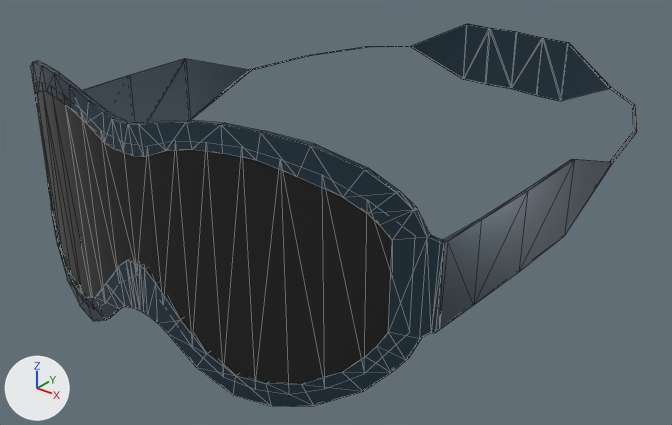
Renders of the glTF model core/assets/models/sport.glb from each side of a commit.
Before and after are seen from a 50 mm lens placed at (2.29, -2.64, 1.45), pointed at (-0.01, 0.23, -0.33). The lights are fixed; the arrows at lower left show +X, +Y and +Z. The older version comes first. Mesh edges are drawn as thin lines. Where no turn or scale is listed for an object, it has been applied to the vertices. Vertices at exactly the same position are counted once.

Script lines for the objects in view, before the commit:
```python
me_glasses25_001 = bpy.data.meshes.new('glasses25.001')
me_glasses25_001.from_pydata(...)  # 352 vertices, 636 faces; spans x -1.02..1.02, y -0.88..1.75, z -0.52..0.48
# faces by material slot: [572, 64]
me_glasses25_001.materials.append(mat_material_037)  # dark blue #2e4452
me_glasses25_001.materials.append(mat_material_016)  # black #2c2c2c
# before: 11 (-0.59, 1.63, 0.0) at pixel (410, 46), 12 (-0.6, 1.64, 0.0) at pixel (410, 46), 13 (-0.78, 1.47, 0.0) at pixel (366, 46), 15 (-0.59, 1.63, 0.0) at pixel (410, 46), 16 (-0.78, 1.47, 0.0) at pixel (366, 47)
# before: 17 (-0.6, 1.64, 0.0) at pixel (410, 46), 19 (-0.79, 1.48, 0.0) at pixel (366, 46), 20 (-0.93, 1.13, 0.0) at pixel (308, 55), 21 (-0.78, 1.47, 0.0) at pixel (366, 47), 22 (-0.92, 1.13, 0.0) at pixel (308, 56)
# before: 23 (-0.93, 1.13, 0.0) at pixel (307, 55), 24 (-0.99, 0.75, 0.0) at pixel (250, 70), 25 (-0.98, 0.75, 0.0) at pixel (251, 70), 29 (-0.99, 0.75, 0.0) at pixel (249, 70)
# before: 156 (0.59, 1.63, 0.0) at pixel (609, 88), 157 (0.59, 1.63, 0.0) at pixel (609, 88), 158 (0.78, 1.47, 0.0) at pixel (634, 104), 159 (0.78, 1.47, 0.0) at pixel (632, 104), 160 (0.6, 1.64, 0.0) at pixel (611, 88)
# before: 161 (0.6, 1.64, 0.0) at pixel (611, 87), 162 (0.78, 1.47, 0.0) at pixel (632, 104), 163 (0.79, 1.48, 0.0) at pixel (634, 104), 165 (0.93, 1.13, 0.0) at pixel (635, 132), 166 (0.92, 1.13, 0.0) at pixel (633, 131)
# before: 167 (0.93, 1.13, 0.0) at pixel (634, 131), 168 (0.99, 0.75, 0.0) at pixel (611, 162), 169 (0.98, 0.75, 0.0) at pixel (609, 162), 170 (0.99, 0.75, 0.0) at pixel (610, 162)
ob_glasses25_001 = bpy.data.objects.new('glasses25.001', me_glasses25_001)
ob_glasses25_001.location = (0.0, 0.0, 0.0)
```
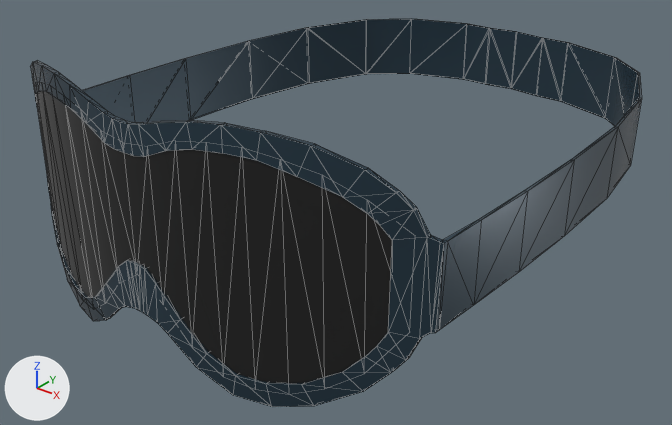
Diff of the bpy script that builds the scene:
```diff
--- a/core/assets/models/sport.glb.py
+++ b/core/assets/models/sport.glb.py
@@ me_glasses25_001 @@
 me_glasses25_001.from_pydata(...)  # 352 vertices, 636 faces; spans x -1.02..1.02, y -0.88..1.75, z -0.52..0.48
 # used by ob_glasses25_001; location = (0.0, 0.0, 0.0)
-me_glasses25_001.vertices[18].co = (-0.94, 1.13, 0.0)  # pixel (306, 55)
-me_glasses25_001.vertices[26].co = (-1.0, 0.75, 0.0)  # pixel (249, 69)
-me_glasses25_001.vertices[164].co = (0.94, 1.13, 0.0)  # pixel (636, 132)
-me_glasses25_001.vertices[171].co = (1.0, 0.75, 0.0)  # pixel (612, 162)
+# me_glasses25_001 part 1
+for i in [11, 12, 13, 16, 22, 23, 25, 29]: me_glasses25_001.vertices[i].co += Vector((0.0, 0.0, -0.16))
+for i in [15, 17, 19, 20, 21, 24]: me_glasses25_001.vertices[i].co += Vector((0.0, 0.0, 0.16))
+me_glasses25_001.vertices[18].co = (-0.94, 1.13, 0.16)  # pixel (306, 27)
+me_glasses25_001.vertices[26].co = (-1.0, 0.75, 0.16)  # pixel (247, 41)
+# me_glasses25_001 part 2
+for i in [156, 158, 159, 160, 165, 166, 168, 169]: me_glasses25_001.vertices[i].co += Vector((0.0, 0.0, -0.16))
+for i in [157, 161, 162, 163, 167, 170]: me_glasses25_001.vertices[i].co += Vector((0.0, 0.0, 0.16))
+me_glasses25_001.vertices[164].co = (0.94, 1.13, 0.16)  # pixel (641, 98)
+me_glasses25_001.vertices[171].co = (1.0, 0.75, 0.16)  # pixel (618, 126)
 me_glasses25_001.materials.append(mat_material_037)
```

Boxes [x1, y1, x2, y2] around the edits, measured in the pictures (672 x 425 px; the box of a moved part takes in the faces that stretch with it):
'glasses25.001', reshaped: before [30, 24, 636, 407]; after [30, 19, 642, 407]
part 1 of me_glasses25_001, moved or reshaped: before [186, 24, 467, 120]; after [185, 19, 467, 120]
part 2 of me_glasses25_001, moved or reshaped: before [560, 42, 636, 236]; after [560, 42, 642, 236]
